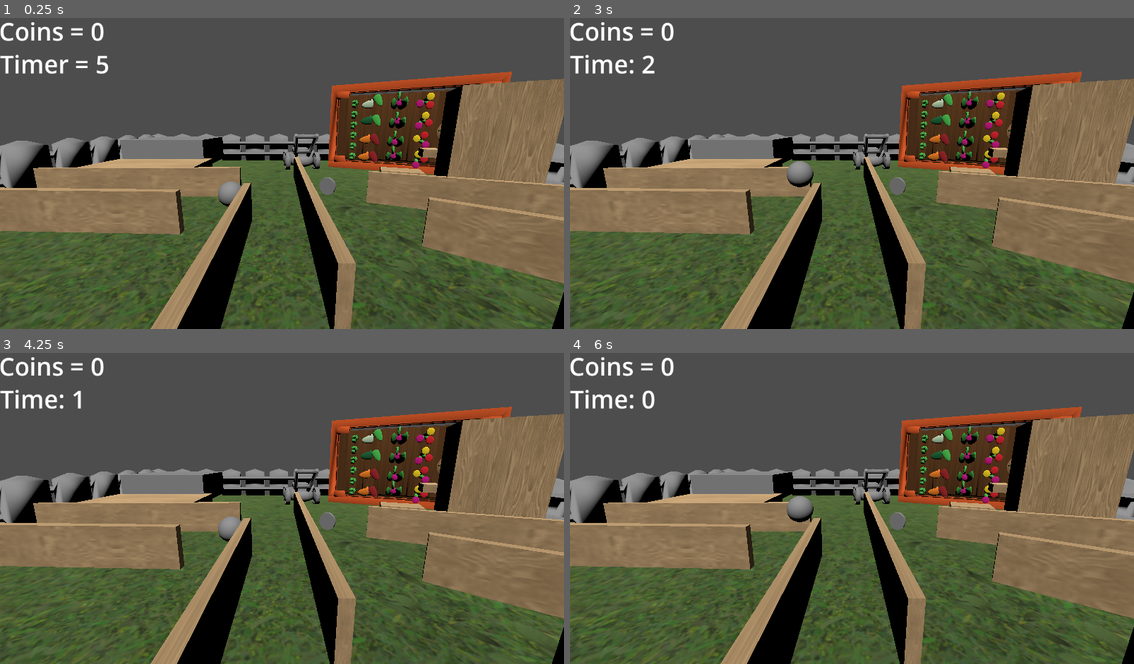
Above: before the commit, frames 1-4 (two rows, left to right).
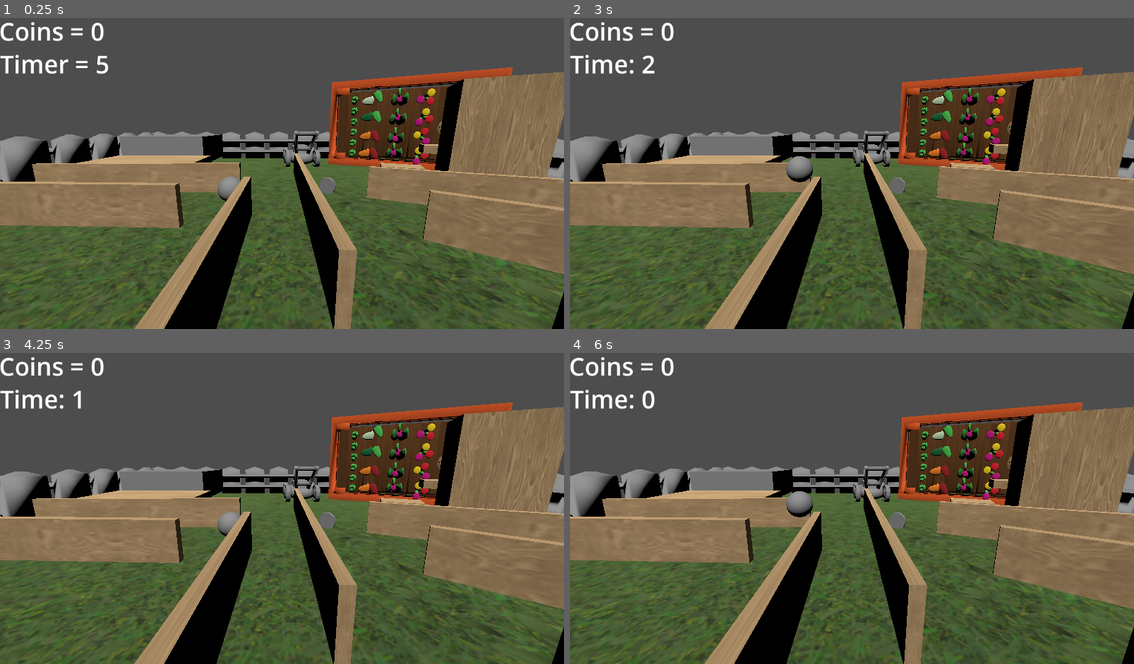
Above: after the commit, the same moments.

Repository: BAD-boys1/Intro-Game
Game: Godot game, scene res://Intro.tscn
Two runs of this game, one before a commit and one after it. Both use one fixed random seed, a clock stepped at 60 frames per second and the inputs below.
Inputs:
- Up to frame 1 (0.25 s): no input
- Up to frame 2 (3 s): tap Enter at 0.5 s; tap Space at 2.75 s
- Up to frame 3 (4.25 s): no input
- Up to frame 4 (6 s): tap Enter at 4.25 s; tap Space at 5.75 s

The runs differ from the first frame. In frame 1, 14% of the frame differs, in the area x 0-100%, y 15-100%; in frame 2, 15%; in frame 3, 14%; in frame 4, 15%.

Commit message:
Update Intro.tscn

Diff:
--- a/Intro.tscn
+++ b/Intro.tscn
@@ -104,7 +104,7 @@
 transform = Transform3D(1, 0, 0, 0, 1, 0, 0, 0, 1, 0.460791, 0, 0)
 
 [node name="Floor" type="CSGBox3D" parent="."]
-transform = Transform3D(1, 0, 0, 0, 1, 0, 0, 0, 1, -1, -0.396406, 1.4953)
+transform = Transform3D(1, 0, 0, 0, 1, 0, 0, 0, 1, -1, -0.200858, 1.4953)
 use_collision = true
 size = Vector3(25, 1, 25)
 material = SubResource("StandardMaterial3D_uo3xo")
@@ -140,7 +140,7 @@
 material = SubResource("StandardMaterial3D_xysuy")
 
 [node name="Wall7" type="CSGBox3D" parent="Floor"]
-transform = Transform3D(0.820571, 0, -0.571544, 0, 1, 0, 0.571544, 0, 0.820571, 1.91729, 1.15593, 8.13764)
+transform = Transform3D(0.820571, 0, -0.571544, 0, 1, 0, 0.571544, 0, 0.820571, 1.91729, 0.973637, 8.13764)
 size = Vector3(0.235923, 1.29148, 7.66558)
 material = SubResource("StandardMaterial3D_21ar0")
 
